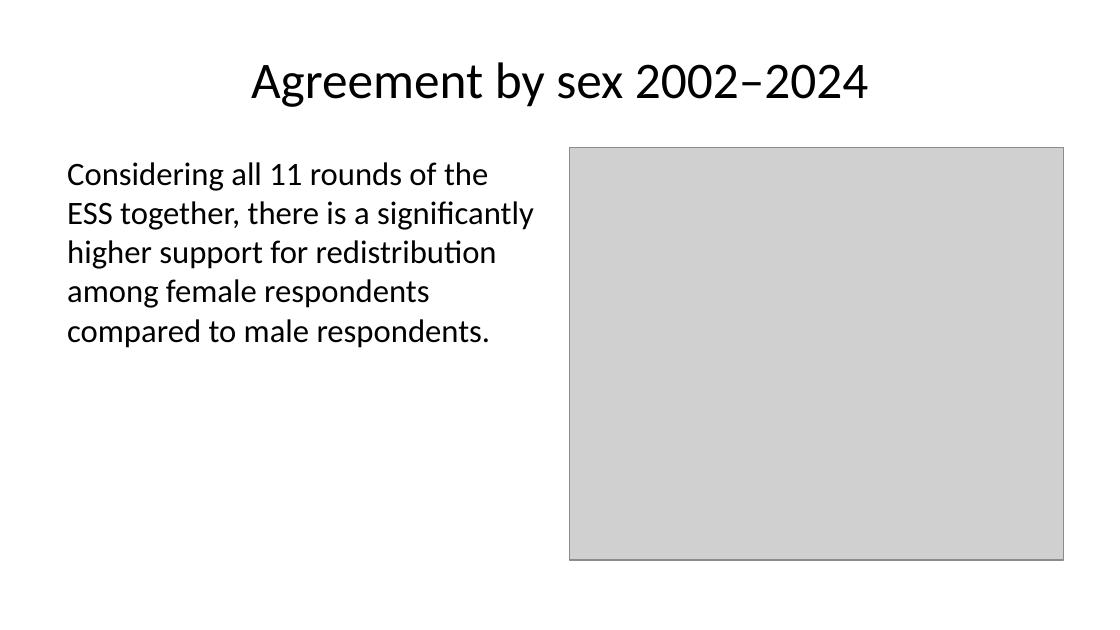
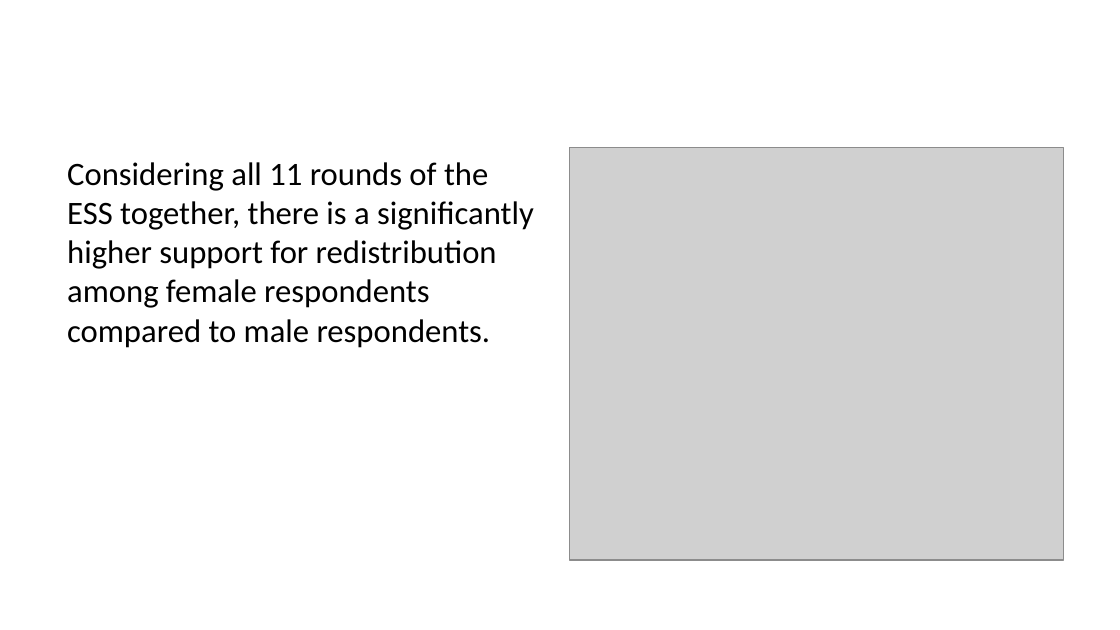
Before and after one commit to danielcapistrano/cfi_redistribution, a slide deck: slide 8 of docs/presentation.pptx (slide 11 before the commit). Drawn at 1120x630 pixels with LibreOffice and Linux fonts; fonts in the diff are those of the drawing; grey boxes stand for pictures. Boxes give left, top, right and bottom in pixels: in the first picture for what was removed or moved away, otherwise in the second. Text is boxed around its words. In the diff, an @@ line names an element or a change of style, - is before the commit and + after.

```diff
--- a/docs/presentation.pptx
+++ b/docs/presentation.pptx
@@ title removed at (x1=251, y1=62, x2=868, y2=107) @@
-Agreement by sex 2002–2024
```
Also in this commit, not shown: 13 other slides changed, 14 slides added, 11 slides removed, 41 other files.
